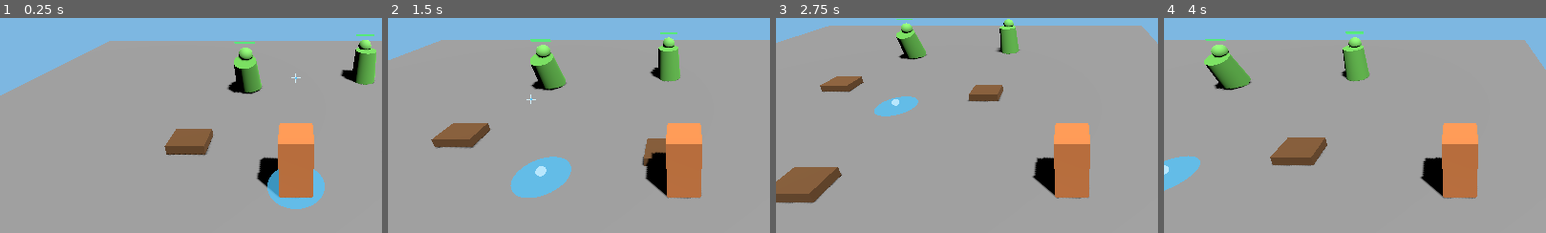
Above: before the commit, frames 1-4 (left to right).
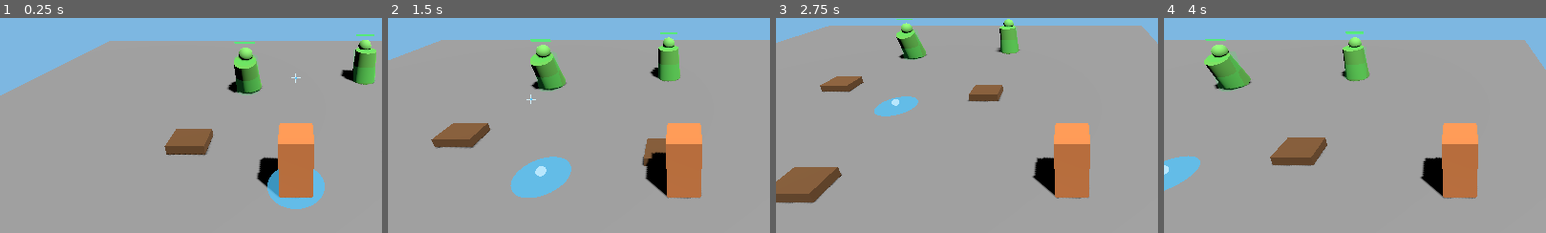
Above: after the commit, the same moments.

Repository: sh4d0w28/the-magic-engine
Game: Godot game, scene res://scenes/Main.tscn
The game is run twice, just before and just after one commit, with the same random seed, the same clock (stepped at 60 frames per second) and the same inputs.
Inputs (mouse positions are % of the whole screen's width and height, from its top left):
- Up to frame 1 (0.25 s): no input
- Up to frame 2 (1.5 s): tap Enter at 0.5, 1.35 s; move the mouse to (72, 45) at 0.52 s; hold D (move_right) 0.53-1.28 s; hold V (voice_charge) 0.53-1.28 s; click (72, 45) at 0.67 s; move the mouse to (30, 55) at 1.27 s; hold S (move_back) from 1.28 s (still down)
- Up to frame 3 (2.75 s): move the mouse to (60, 28) at 2.02 s; release S (move_back) at 2.03 s; hold D (move_right) from 2.03 s (still down); hold V (voice_charge) from 2.03 s (still down)
- Up to frame 4 (4 s): move the mouse to (45, 70) at 2.77 s; release D (move_right) at 2.78 s; release V (voice_charge) at 2.78 s; hold W (move_forward) 2.78-3.5 s; tap Enter at 2.85 s; click (45, 70) at 2.92 s; click (50, 24) at 3.52 s; type "12" at 3.6 s
The pictures show only the part of the screen within x 11-61%, y 36-86%; the shares and areas given below are measured in that part.

The runs differ from the first frame. In frame 1, 0.3% of the frame differs, in the area x 61-98%, y 14-36%; in frame 2, 0.3%; in frame 3, 0.2%; in frame 4, 0.2%.

Commit message:
fix: aim fireballs at target and show hitbox debug

Diff:
--- a/scenes/effects/Fireball.tscn
+++ b/scenes/effects/Fireball.tscn
@@ -12,9 +12,41 @@
 emission = Color(1, 0.34902, 0.0784314, 1)
 emission_energy_multiplier = 3.0
 
+[sub_resource type="SphereMesh" id="SphereMesh_debug_direct"]
+radius = 0.38
+height = 0.76
+
+[sub_resource type="SphereMesh" id="SphereMesh_debug_splash"]
+radius = 1.8
+height = 3.6
+
+[sub_resource type="StandardMaterial3D" id="StandardMaterial3D_debug_direct"]
+albedo_color = Color(1, 0.5, 0.1, 0.12)
+transparency = 1
+shading_mode = 0
+emission_enabled = true
+emission = Color(1, 0.5, 0.1, 1)
+emission_energy_multiplier = 0.8
+
+[sub_resource type="StandardMaterial3D" id="StandardMaterial3D_debug_splash"]
+albedo_color = Color(1, 0.15, 0.1, 0.06)
+transparency = 1
+shading_mode = 0
+emission_enabled = true
+emission = Color(1, 0.15, 0.1, 1)
+emission_energy_multiplier = 0.35
+
 [node name="Fireball" type="Node3D"]
 script = ExtResource("1_h7yd1")
 
 [node name="MeshInstance3D" type="MeshInstance3D" parent="."]
 mesh = SubResource("SphereMesh_fireball")
 surface_material_override/0 = SubResource("StandardMaterial3D_fireball")
+
+[node name="DebugDirectHit" type="MeshInstance3D" parent="."]
+mesh = SubResource("SphereMesh_debug_direct")
+surface_material_override/0 = SubResource("StandardMaterial3D_debug_direct")
+
+[node name="DebugSplashRadius" type="MeshInstance3D" parent="."]
+mesh = SubResource("SphereMesh_debug_splash")
+surface_material_override/0 = SubResource("StandardMaterial3D_debug_splash")
--- a/scenes/environment/TargetDummy.tscn
+++ b/scenes/environment/TargetDummy.tscn
@@ -34,12 +34,30 @@
 [sub_resource type="QuadMesh" id="QuadMesh_health_bar"]
 size = Vector2(1.0, 0.12)
 
+[sub_resource type="StandardMaterial3D" id="StandardMaterial3D_hitbox_debug"]
+albedo_color = Color(0.2, 1, 0.4, 0.18)
+transparency = 1
+shading_mode = 0
+emission_enabled = true
+emission = Color(0.2, 1, 0.4, 1)
+emission_energy_multiplier = 0.8
+
+[sub_resource type="CylinderMesh" id="CylinderMesh_hitbox_debug"]
+top_radius = 0.6
+bottom_radius = 0.6
+height = 1.8
+
 [node name="TargetDummy" type="StaticBody3D"]
 script = ExtResource("1_hf6ic")
 
 [node name="CollisionShape3D" type="CollisionShape3D" parent="."]
 transform = Transform3D(1, 0, 0, 0, 1, 0, 0, 0, 1, 0, 0.9, 0)
 shape = SubResource("CylinderShape3D_dummy_body")
+
+[node name="DebugHitbox" type="MeshInstance3D" parent="."]
+transform = Transform3D(1, 0, 0, 0, 1, 0, 0, 0, 1, 0, 0.9, 0)
+mesh = SubResource("CylinderMesh_hitbox_debug")
+surface_material_override/0 = SubResource("StandardMaterial3D_hitbox_debug")
 
 [node name="BodyMesh" type="MeshInstance3D" parent="."]
 transform = Transform3D(1, 0, 0, 0, 0.939693, -0.34202, 0, 0.34202, 0.939693, 0, 0.9, 0)
--- a/scripts/effects/Fireball.gd
+++ b/scripts/effects/Fireball.gd
@@ -7,6 +7,8 @@
 
 @onready var _mesh: MeshInstance3D = $MeshInstance3D
 @onready var _base_scale: Vector3 = _mesh.scale
+@onready var _debug_direct_hit: MeshInstance3D = $DebugDirectHit
+@onready var _debug_splash_radius: MeshInstance3D = $DebugSplashRadius
 
 var _impact_scene := preload("res://scenes/effects/ImpactBurst.tscn")
 var _scorch_scene := preload("res://scenes/effects/ScorchMark.tscn")
@@ -17,10 +19,12 @@
 	_direction = direction.normalized()
 	_speed = speed
 	_max_range = max_range
+	_update_debug_radius()
 
 
 func set_splash_radius(value: float) -> void:
 	_splash_radius = value
+	_update_debug_radius()
 
 
 func _process(delta: float) -> void:
@@ -71,3 +75,9 @@
 			continue
 		if node.global_position.distance_to(impact_position) <= _splash_radius:
 			node.receive_fire_hit(impact_position)
+
+
+func _update_debug_radius() -> void:
+	if _debug_splash_radius != null:
+		var radius_scale := maxf(_splash_radius / 1.8, 0.001)
+		_debug_splash_radius.scale = Vector3.ONE * radius_scale
--- a/scripts/environment/TargetDummy.gd
+++ b/scripts/environment/TargetDummy.gd
@@ -12,6 +12,7 @@
 @onready var _head_mesh: MeshInstance3D = $HeadMesh
 @onready var _health_bar_pivot: Node3D = $HealthBarPivot
 @onready var _health_bar_fill: MeshInstance3D = $HealthBarPivot/HealthBarFill
+@onready var _debug_hitbox: MeshInstance3D = $DebugHitbox
 
 var _body_material: StandardMaterial3D
 var _head_material: StandardMaterial3D
@@ -28,6 +29,7 @@
 	_head_material = _duplicate_material(_head_mesh)
 	current_health = max_health
 	_update_health_visuals()
+	_debug_hitbox.visible = true
 
 
 func _process(delta: float) -> void:
--- a/scripts/magic/SpellManager.gd
+++ b/scripts/magic/SpellManager.gd
@@ -62,9 +62,16 @@
 		"fireball":
 			var fireball = _fireball_scene.instantiate()
 			_active_spells.add_child(fireball)
-			fireball.global_position = _player.global_position + Vector3.UP * 1.3 + _player.get_forward_direction() * 1.6
+			var target_position: Vector3 = request.get("target_position", _player.get_target_position())
+			var launch_origin := _player.global_position + Vector3.UP * 1.3
+			var fireball_direction := (target_position - launch_origin)
+			fireball_direction.y = 0.0
+			if fireball_direction == Vector3.ZERO:
+				fireball_direction = _player.get_forward_direction()
+			fireball_direction = fireball_direction.normalized()
+			fireball.global_position = launch_origin + fireball_direction * 1.6
 			fireball.configure(
-				_player.get_forward_direction(),
+				fireball_direction,
 				float(spell_definition.get("speed", 12.0)),
 				float(spell_definition.get("range", 20.0))
 			)
Not shown: 1 places in scenes/effects/Fireball.tscn that only renumber resources
Not shown: 1 places in scenes/environment/TargetDummy.tscn that only renumber resources
